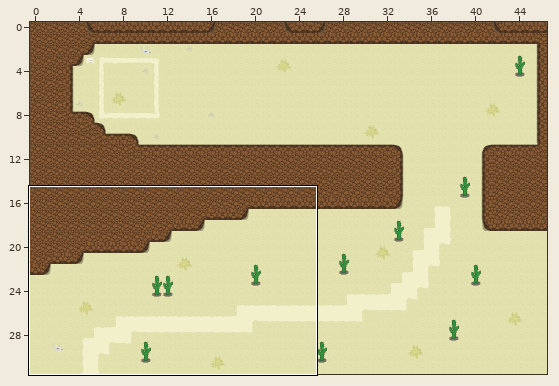
Two versions of a level (LDtk project, Assets/Sprites/Maps/Desert.ldtk). The first picture is a wide view before the edit; the outline marks the close-up.
Close-up. Before the commit:
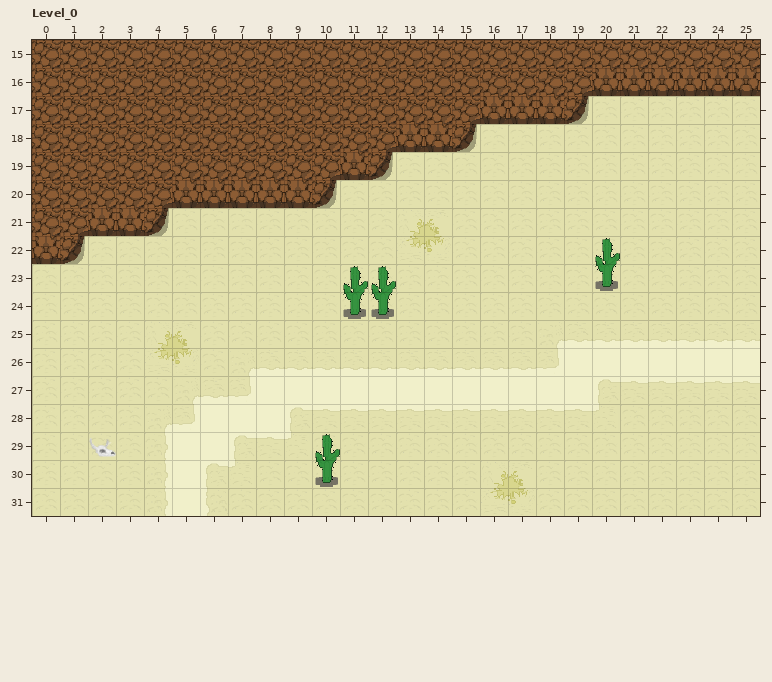
Cells are 32x32 px. Shown: Level_0 x 0..25, y 15..31. The commit also changed other parts of the map, which this record leaves out.
New version:
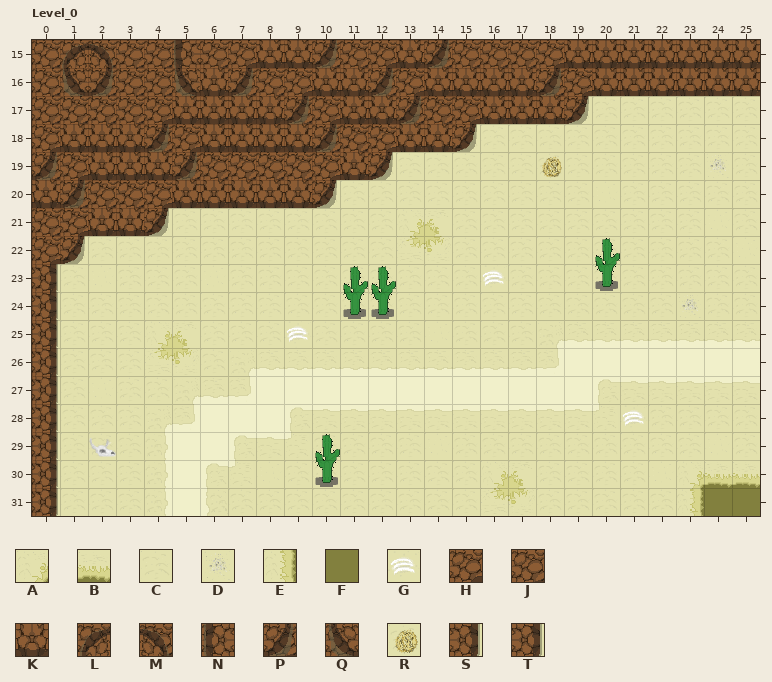
Key: from "Desert_3_": A 14, B 15, C 29, D 32, E 38, F 40, G 84, H 134, J 157, K 183, L 157 under 131, M 157 under 133, N 157 under 156, P 157 under 158, Q 157 under 181, R 29 under 175, S 29 under 182, T 82 under 182.
_ is an empty cell.
Change:
Layer "Tiles":
y 15: x 1..2 JJ -> LM; x 5 J -> N; x 7..10 JJJJ -> HKKP; x 12..14 JJJ -> HKP; x 18..25 JJJJJJJJ -> HKKKKKKK
y 16: x 1..2 JJ -> QP; x 5..7 JJJ -> QKP; x 9..18 JJJJJJJJJJ -> HKKPHKKKKP
y 17: x 4..13 JJJJJJJJJJ -> HKKKKPHKKP
y 18: x 0..10 JJJJJJJJJJJ -> HKKKPHKKKKP
y 19: x 0..5 JJJJJJ -> PHKKKP; x 18 C -> R; x 24 C -> D
y 20: x 0..1 JJ -> KP
y 22: x 0 K -> H
y 23: x 0 C -> S; x 16 C -> G
y 24: x 0 C -> S; x 23 C -> D
y 25: x 0 C -> S; x 9 C -> G
y 26: x 0 C -> T
y 27: x 0 C -> S
y 28: x 0 C -> S; x 21 C -> G
y 29: x 0 C -> S
y 30: x 0 C -> S; x 23..25 CCC -> ABB
y 31: x 0 C -> S; x 23..25 CCC -> EFF
